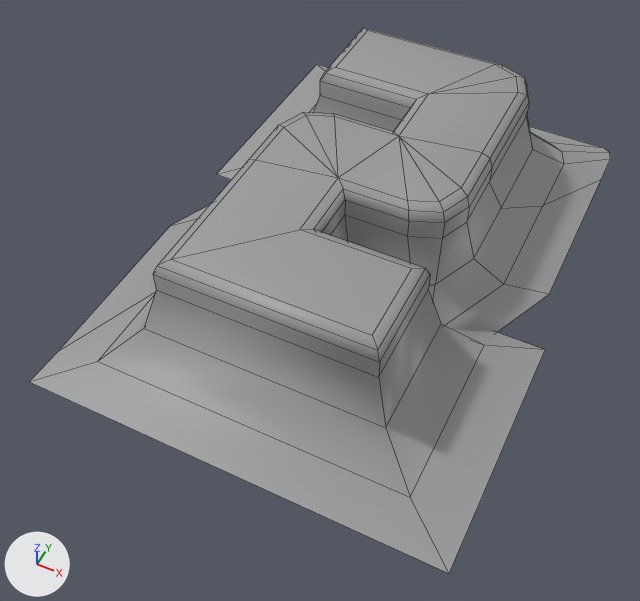
The FBX model Assets/- Asset Store/Custom/Numbers/Number_2.fbx, before and after one commit.
The view is the same before and after, from a 50 mm lens placed at (0.199, -0.479, 0.519), pointed at (-0.008, -0.066, 0.002). Lighting does not change. The marker at lower left points along +X, +Y and +Z. Mesh edges are drawn as thin lines. Where no turn or scale is listed for an object, it has been applied to the vertices.

The first picture shows 'Number_2'.
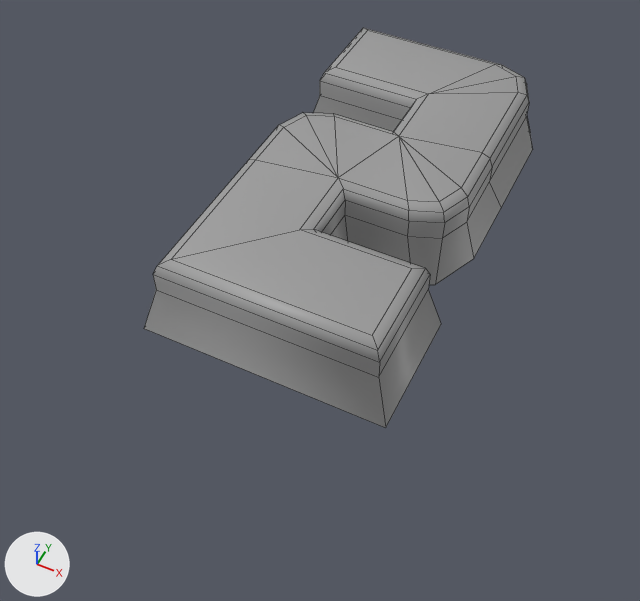
Pixel boxes (x1, y1, x2, y2) of what changed, in the pictures (640 x 601 px):
'Number_2', reshaped (33% narrower, 27% shorter): before (29, 28, 610, 573); after (144, 28, 533, 428)
part 1 of me_cube_009, deleted: before (29, 64, 610, 573)

The change in detail:
me_cube_009 is used by ob_number_2; location (0.0, 0.0, 0.0).
me_cube_009 had 140 vertices, 134 faces and spanned x -0.162..0.164, y -0.23..0.226, z 0.0..0.1.
me_cube_009 now has 100 vertices, 94 faces and spans x -0.093..0.093, y -0.174..0.173, z 0.037..0.1.
Part 1, on me_cube_009:
40 vertices are removed from x -0.162..0.164, y -0.23..0.226, z 0.0..0.01.
40 faces are deleted.
